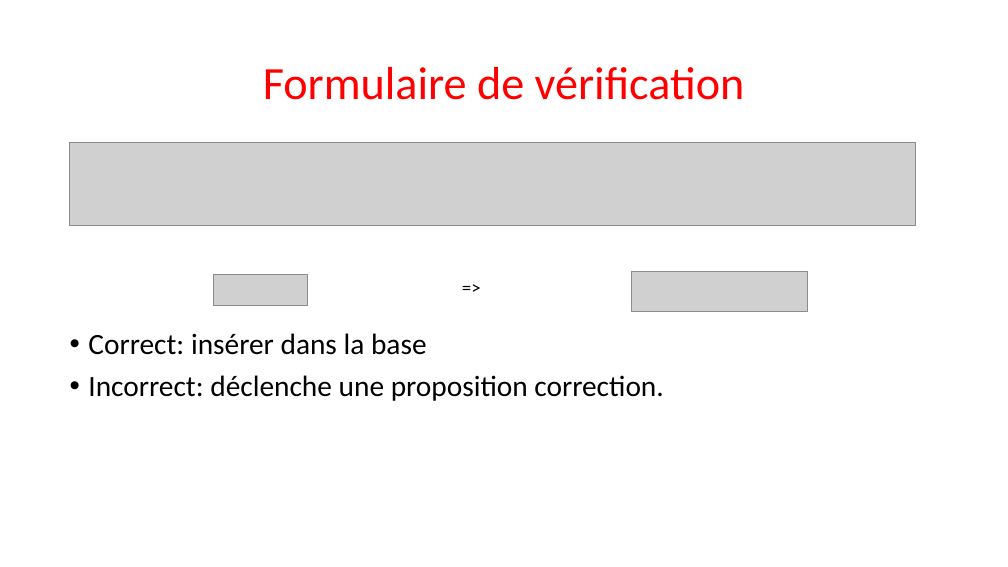
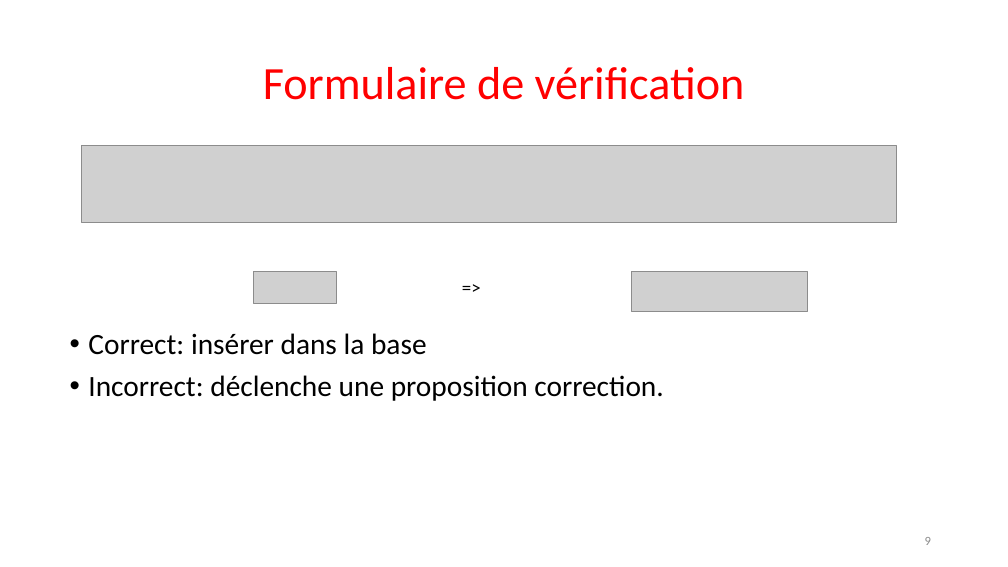
Before and after one commit to Sle3pingForest/StageL3, a slide deck: slide 9 of RapportNam/soutenance.pptx. Drawn at 1008x567 pixels with LibreOffice and Linux fonts; fonts in the diff are those of the drawing; grey boxes stand for pictures. Boxes give left, top, right and bottom in pixels: in the first picture for what was removed or moved away, otherwise in the second. Text is boxed around its words. In the diff, an @@ line names an element or a change of style, - is before the commit and + after.

```diff
--- a/RapportNam/soutenance.pptx
+++ b/RapportNam/soutenance.pptx
@@ picture: place and size @@
-picture at (70,142,916,225)
+picture at (81,146,896,222)
@@ picture removed at (213,274,307,306) @@
@@ picture added at (253,272,336,304) @@
@@ page number added at (925,537,931,545), 12 pt, text #8C8C8C @@
+9
```
Also in this commit, not shown: 14 other slides changed.
